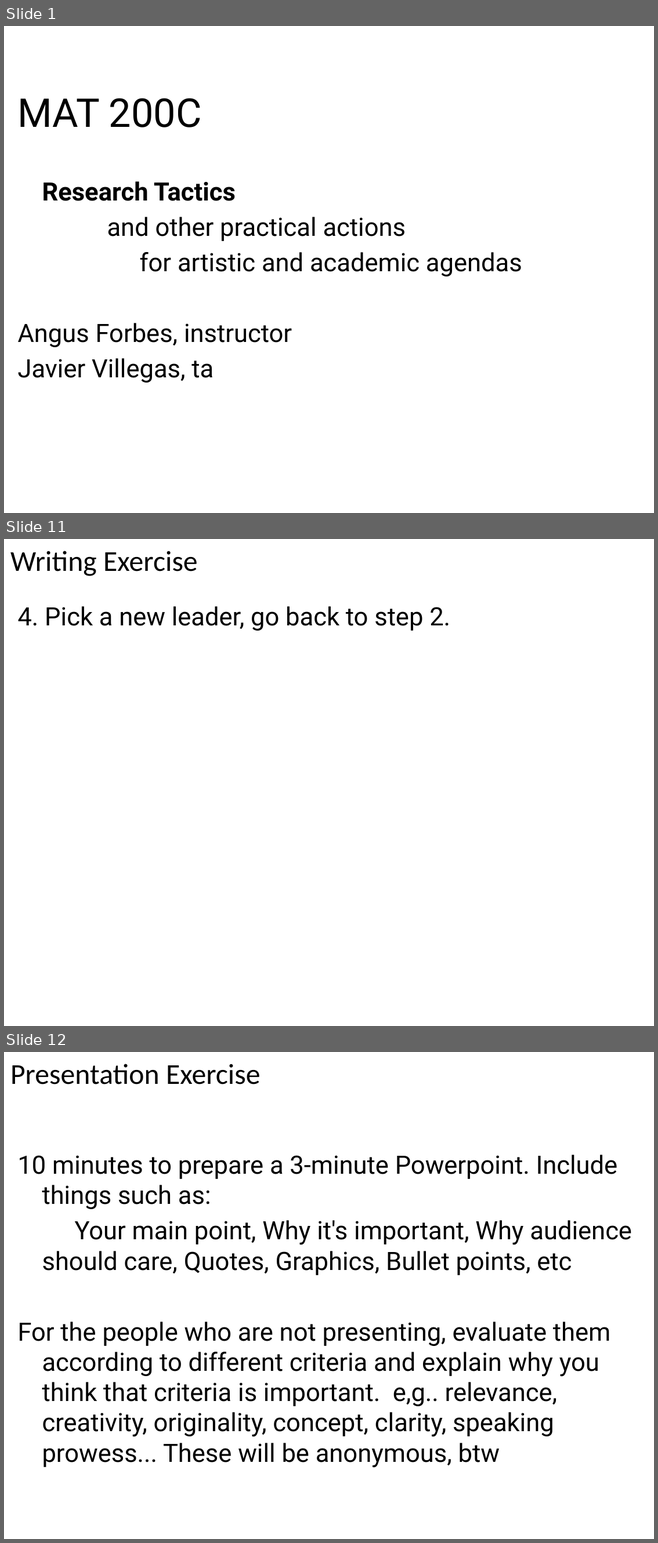
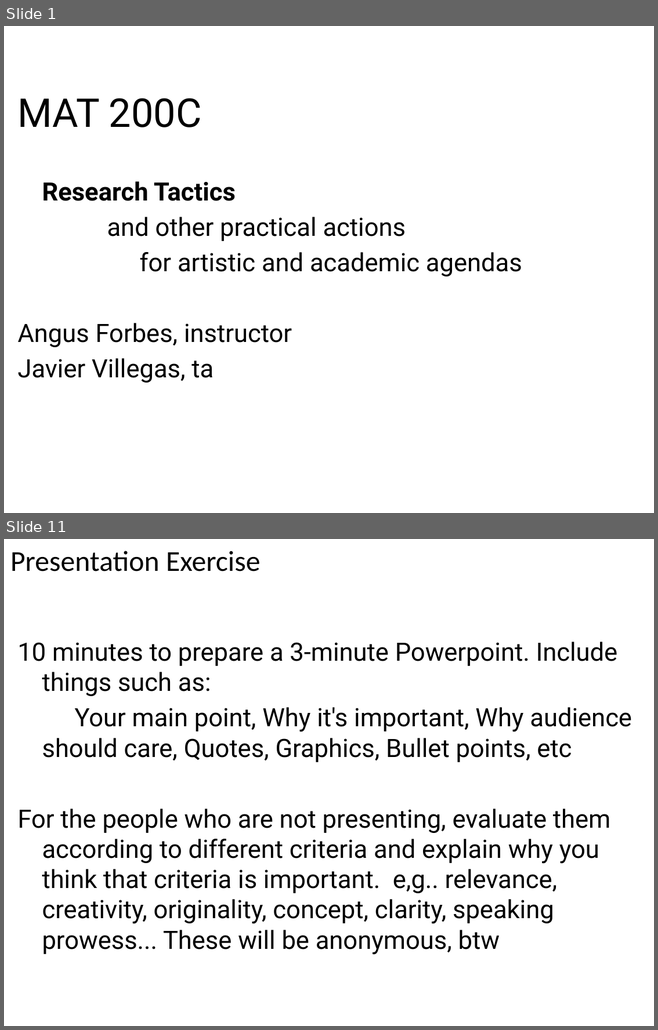
Before and after one commit to angusforbes/mat200c, a slide deck: slides/week2_day1.pptx. Shown one above the other, each under a label of ours: slides 1, 11 and 12 before the commit, slides 1 and 11 after it; the slides between them are not shown. The pictures are 658x1543 and 658x1030 pixels, drawn with LibreOffice and Linux fonts; fonts in the diff are those of the drawing. Boxes give left, top, right and bottom in pixels: in the first picture for what was removed or moved away, otherwise in the second. Text is boxed around its words. In the diff, an @@ line names an element or a change of style, - is before the commit and + after.

```diff
--- a/slides/week2_day1.pptx
+++ b/slides/week2_day1.pptx
@@ slide 11 removed at box(4, 539, 654, 1026), background #FFFFFF @@
@@ title removed at box(10, 551, 198, 576) @@
-Writing Exercise
@@ text removed at box(18, 606, 450, 631) @@
-4. Pick a new leader, go back to step 2.
@@ what was slide 12 is now slide 11 @@
```
Also in this commit, not shown: 2 slides changed, 8 slides added, 9 other slides removed, 4 other files.
